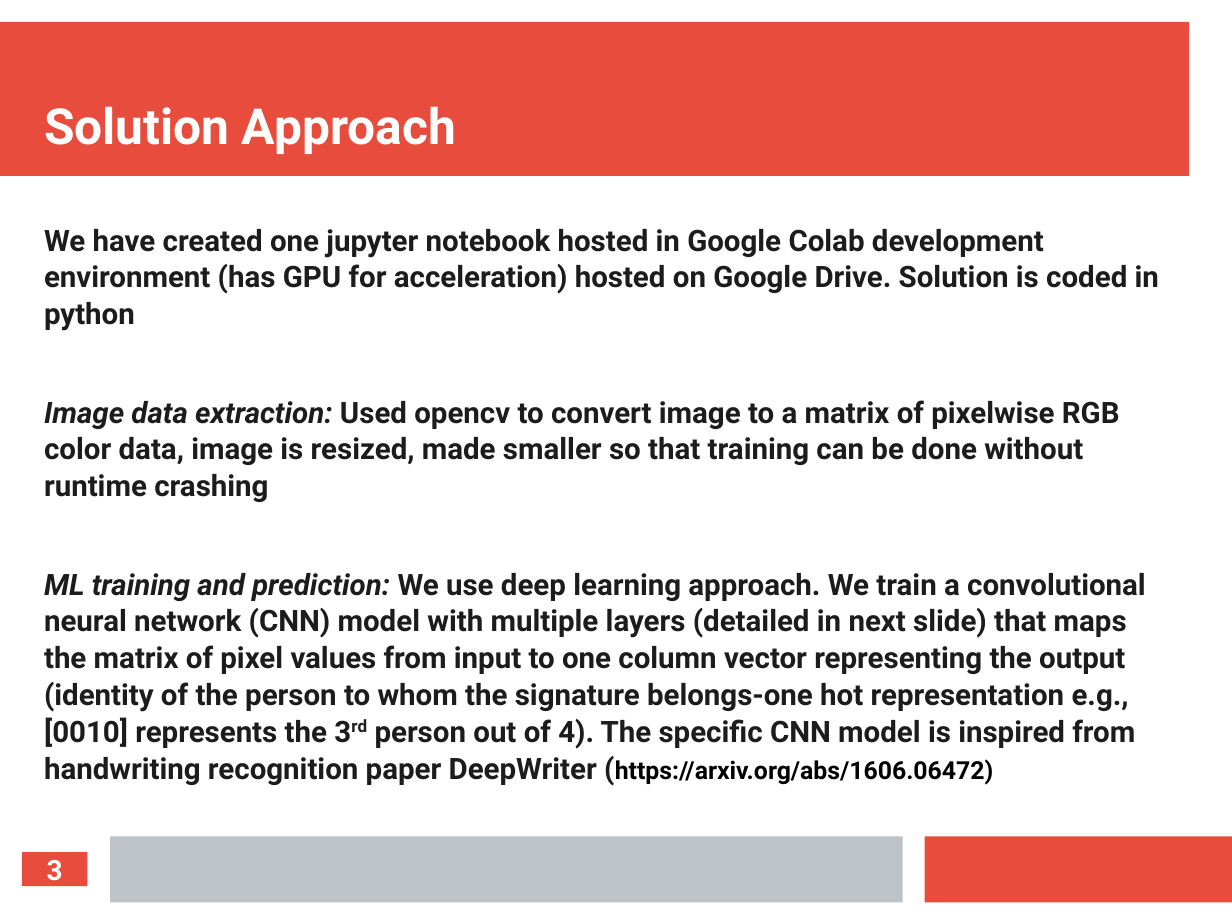
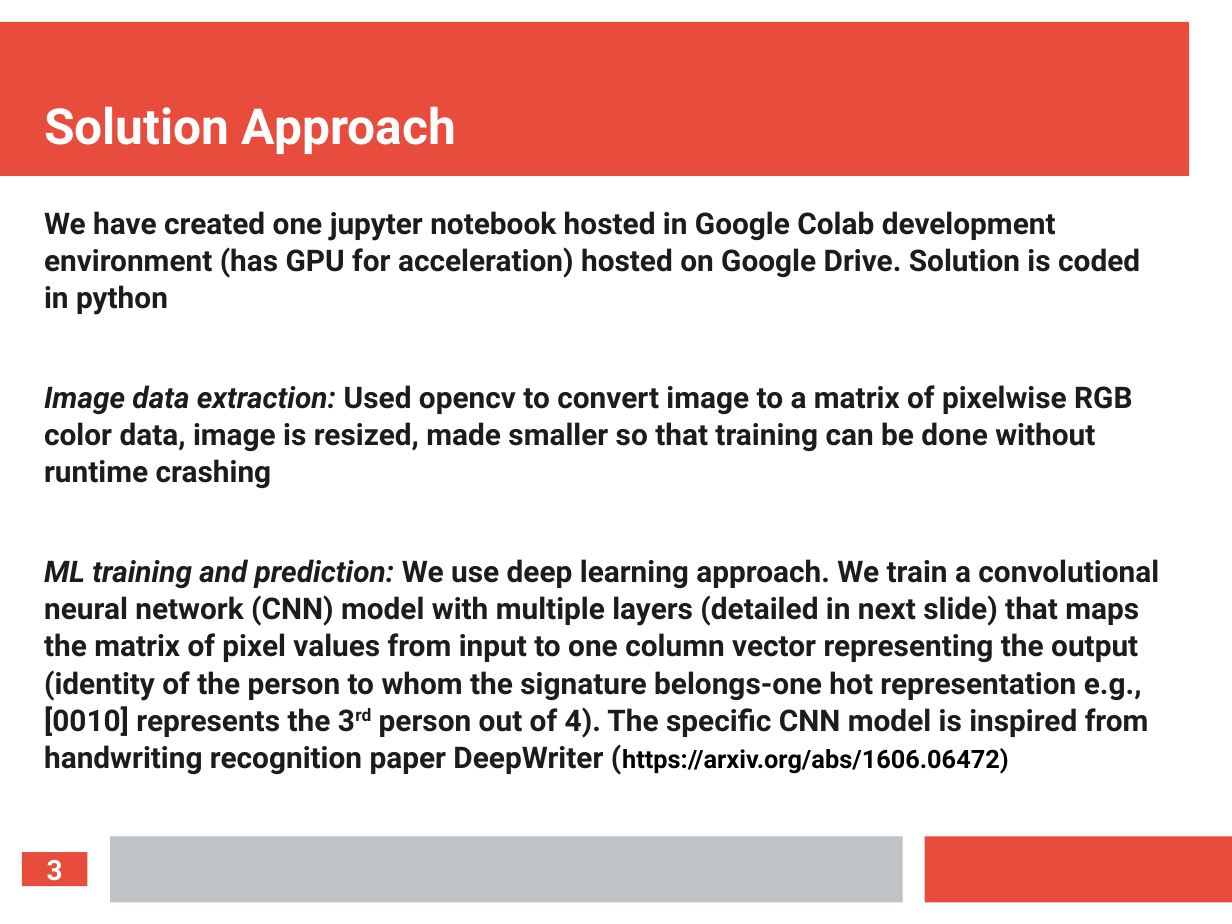
Before and after one commit to royarpan/aihack, a slide deck: slide 3 of aihack.pptx. Drawn at 1232x924 pixels with LibreOffice and Linux fonts; fonts in the diff are those of the drawing. Boxes give left, top, right and bottom in pixels: in the first picture for what was removed or moved away, otherwise in the second. Text is boxed around its words. In the diff, an @@ line names an element or a change of style, - is before the commit and + after.

```diff
--- a/aihack.pptx
+++ b/aihack.pptx
@@ subtitle "We have created one jupyter ...": place and size @@
-subtitle "We have created one jupyter ..." at [44,229,1159,785]
+subtitle "We have created one jupyter ..." at [44,211,1159,774]
@@ subtitle "We have created one jupyter ..." at [44,211,1159,774]: size 19 to 19.2 pt; size 16 to 16.3 pt in "(https://arxiv.org/abs/1606.06472)" @@
```
Also in this commit, not shown: 5 other slides changed.
